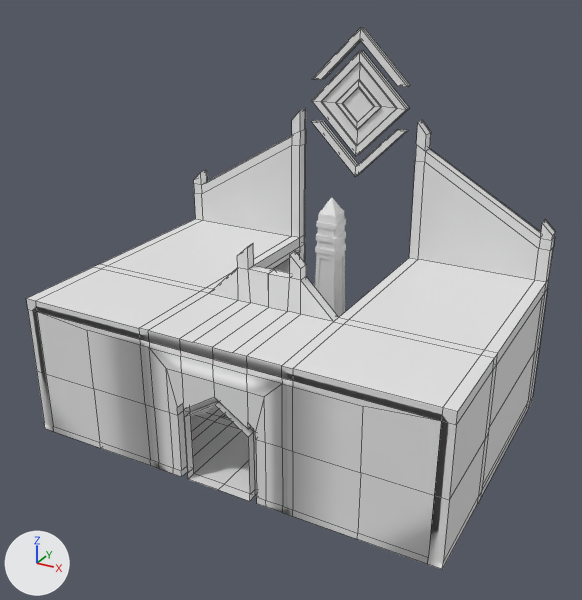
Renders of the FBX model Folkal/Assets/Art/3D/Scenery/Temple/Prot_Temple.fbx from each side of a commit.
One viewpoint serves both versions: a camera (50 mm lens) standing at (31.2, -57.0, 40.5) and looking at (0.9, -1.8, 12.9). Lighting does not change. The marker at lower left points along +X, +Y and +Z. The first picture is the older version. Mesh edges are drawn as thin lines on the coarser meshes. Where no turn or scale is listed for an object, it has been applied to the vertices.
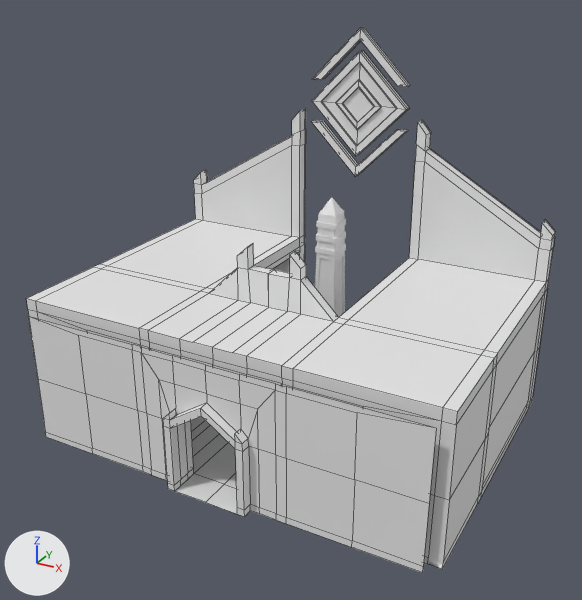
Where the change shows, as pixel boxes [x1, y1, x2, y2] in the pictures (582 x 600 px):
'Cube.013', added: after [28, 312, 441, 573]
    faces in mat_material_001 (white #e7e7e7): [28, 312, 441, 573]
    faces in mat_material_002 (white #e7e7e7): [163, 403, 250, 517]
part 1 of me_cube_008, built on: before [37, 312, 441, 564]; after [176, 474, 237, 514]

Edits to the bpy script that builds the scene:
```text
Change me_cube_008:
    used by ob_cube; location = (0.0, 0.0, 0.0)
    remove me_cube_008.from_pydata(...)  # 561 vertices, 566 faces; spans x -19.0..19.0, y -12.5..13.7, z 0.0..26.0
    add me_cube_008.from_pydata(...)  # 514 vertices, 492 faces; spans x -19.0..19.0, y -14.3..13.7, z 0.0..26.0
    me_cube_008 part 1
    49 vertices are removed from x -12.4..12.4, y -12.5..-11.7, z 0.0..11.5
    76 faces are deleted
    1 vertex moves from x 0.0, y -12.5, z 0.0 to x 0.0, y -14.3, z 0.0
    2 vertices are added at (3.0, -14.3, 0.0), (-3.0, -14.3, 0.0)
    2 new faces join them, mat_material_001 (white #e7e7e7)
Add me_cube_013:
    me_cube_013.from_pydata(...)  # 186 vertices, 154 faces; spans x -18.0..18.0, y -0.7..2.0, z -5.3..6.7
    # faces by material slot: [62, 92]
    me_cube_013.materials.append(mat_material_002)  # white #e7e7e7
    me_cube_013.materials.append(mat_material_001)  # white #e7e7e7
Add ob_cube_013:
    ob_cube_013 = bpy.data.objects.new('Cube.013', me_cube_013)
    ob_cube_013.location = (0.0, -13.68, 5.31)
```
